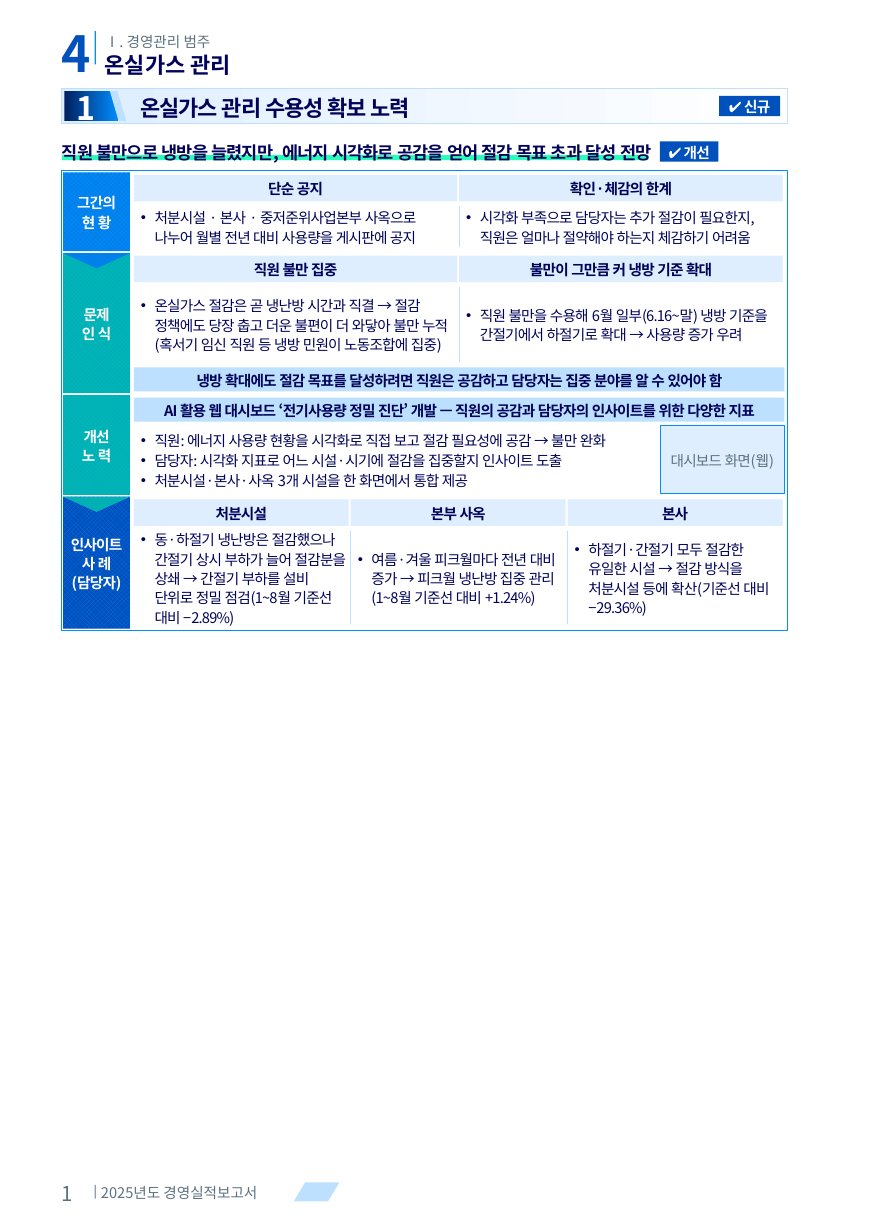
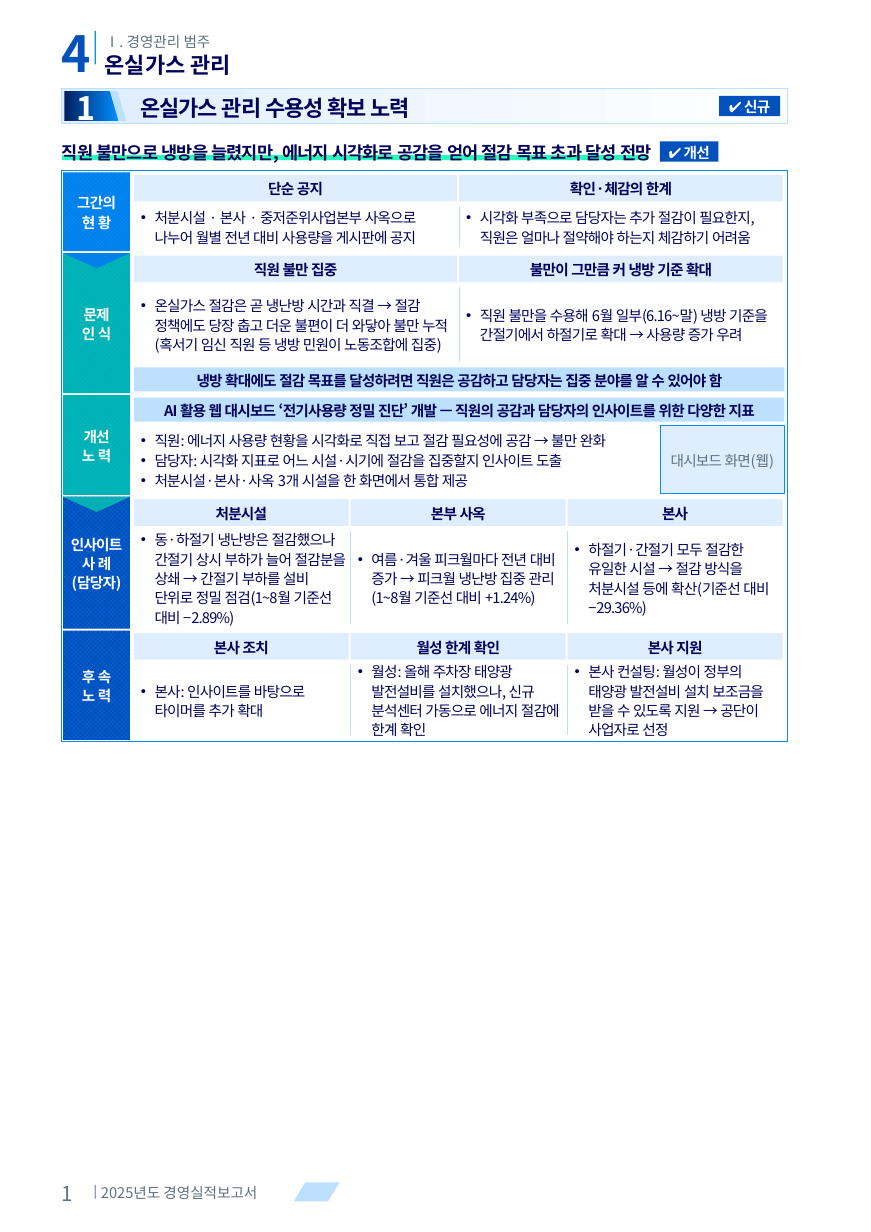
Before and after one commit to khjlsi-creator/claude, a slide deck: slide 1 of korad-경영평가-ppt/KORAD_경영평가_온실가스_수용성_A4세로.pptx. Drawn at 871x1232 pixels with LibreOffice and Linux fonts; fonts in the diff are those of the drawing. Boxes give left, top, right and bottom in pixels: in the first picture for what was removed or moved away, otherwise in the second. Text is boxed around its words. In the diff, an @@ line names an element or a change of style, - is before the commit and + after.

```diff
--- a/korad-경영평가-ppt/KORAD_경영평가_온실가스_수용성_A4세로.pptx
+++ b/korad-경영평가-ppt/KORAD_경영평가_온실가스_수용성_A4세로.pptx
@@ rectangle: place and size @@
-rectangle at bbox=[62, 171, 788, 631]
+rectangle at bbox=[62, 171, 788, 741]
@@ rectangle added at bbox=[63, 631, 131, 740], fill pattern #0A6BE6 on #0051BC, 10 pt, text #FFFFFF, bold @@
+후 속
+노 력
@@ rectangle added at bbox=[134, 633, 349, 659], fill #DEEEFF, 10 pt, text #000359, bold @@
+본사 조치
@@ rectangle added at bbox=[351, 633, 566, 659], fill #DEEEFF, 10 pt, text #000359, bold @@
+월성 한계 확인
@@ rectangle added at bbox=[568, 633, 783, 659], fill #DEEEFF, 10 pt, text #000359, bold @@
+본사 지원
@@ text added at bbox=[155, 685, 305, 717], 10 pt, text #000359 @@
+• 본사: 인사이트를 바탕으로 타이머를 추가 확대
@@ line added from (351, 665) to (351, 735), #BDE0FF 0.75 pt @@
@@ text added at bbox=[371, 665, 560, 736], 10 pt, text #000359 @@
+• 월성: 올해 주차장 태양광 발전설비를 설치했으나, 신규 분석센터 가동으로 에너지 절감에 한계 확인
@@ line added from (568, 665) to (568, 735), #BDE0FF 0.75 pt @@
@@ text added at bbox=[588, 665, 763, 736], 10 pt, text #000359 @@
+• 본사 컨설팅: 월성이 정부의 태양광 발전설비 설치 보조금을 받을 수 있도록 지원 → 공단이 사업자로 선정
```
Also in this commit, not shown: 1 other slide changed, 1 other file.
